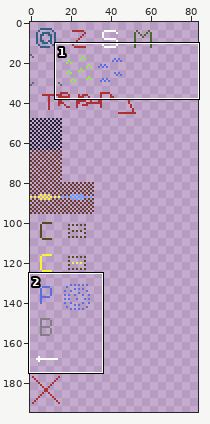
Edited in one commit: sprite sheet (Adventurer - Simple Roguelite/resources/spritesheet_simple.png). The first picture is a wide view before the edit; the outline marks the close-up.
Close-up. Before the edit:
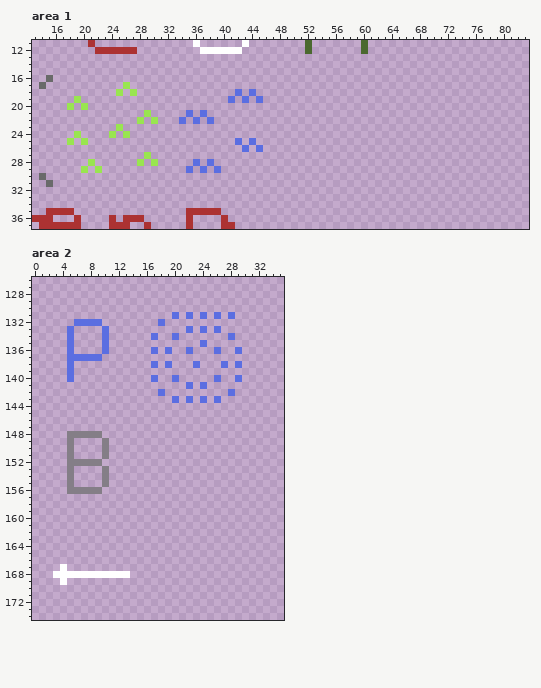
The file is 256x256 pixels. Shown: area 1: x 13..83, y 11..37; area 2: x 0..35, y 126..174. The wide view leaves out empty margins.
Once edited:
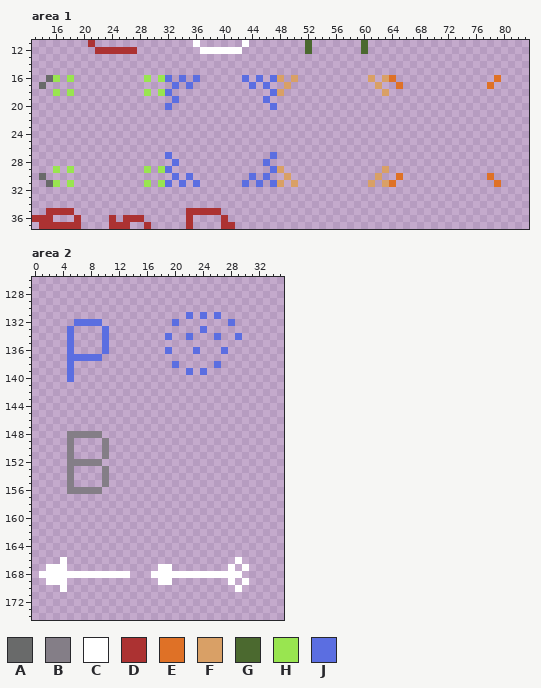
Palette (. is transparent): A #696a6a  B #847e87  C #ffffff  D #ac3232  E #df7126  F #d9a066  G #4b692f  H #99e550  J #5b6ee1
Diff:
Changed rows in their new state; - is an unchanged pixel.
Area 1:
first column x 16:
16 H-H----------H-HJ-J-J------J-J-JF-F----------F-FE--------------E
17 ----------.------J-J--------J-J--F------------F--E------------E-
18 H-H------.-.-H-HJ---------.-.--JF--------------F----------------
19 ---.-------------J-------.-.-.J---------------------------------
20 --.-.-----------J--------------J--------------------------------
21 -------------.-----.-.------------------------------------------
22 ------------.-.---.-.-.-----------------------------------------
23 ---------.------------------------------------------------------
24 ---.----.-.-----------------------------------------------------
25 --.-.---------------------.-.-----------------------------------
26 ---------------------------.-.----------------------------------
27 -------------.--J--------------J--------------------------------
28 -----.------.-.--J--.-.-------J---------------------------------
29 H-H-.-.------H-HJ--.-.-.-------JF--------------F----------------
30 -----------------J-J--------J-J--F------------F--E------------E-
31 H-H----------H-HJ-J-J------J-J-JF-F----------F-FE--------------E
Area 2:
first column x 17:
131 ---.-------.-
132 -.-J-------J-
133 -----.---.---
134 .-J.-J---J-.J
135 -------.-----
136 .----.J--.J-.
138 .-.J--.--J.-.
139 -----J-J-----
140 .--.-----.--.
141 -----.-.-----
142 -.---------.-
143 ---.-.-.-.---
first column x 1:
166 ---C------------------------C-
167 -CC--------------CC--------C-C
168 CC--------------CCCCCCCCCCCCC-
169 -CC--------------CC--------C-C
170 ---C------------------------C-
